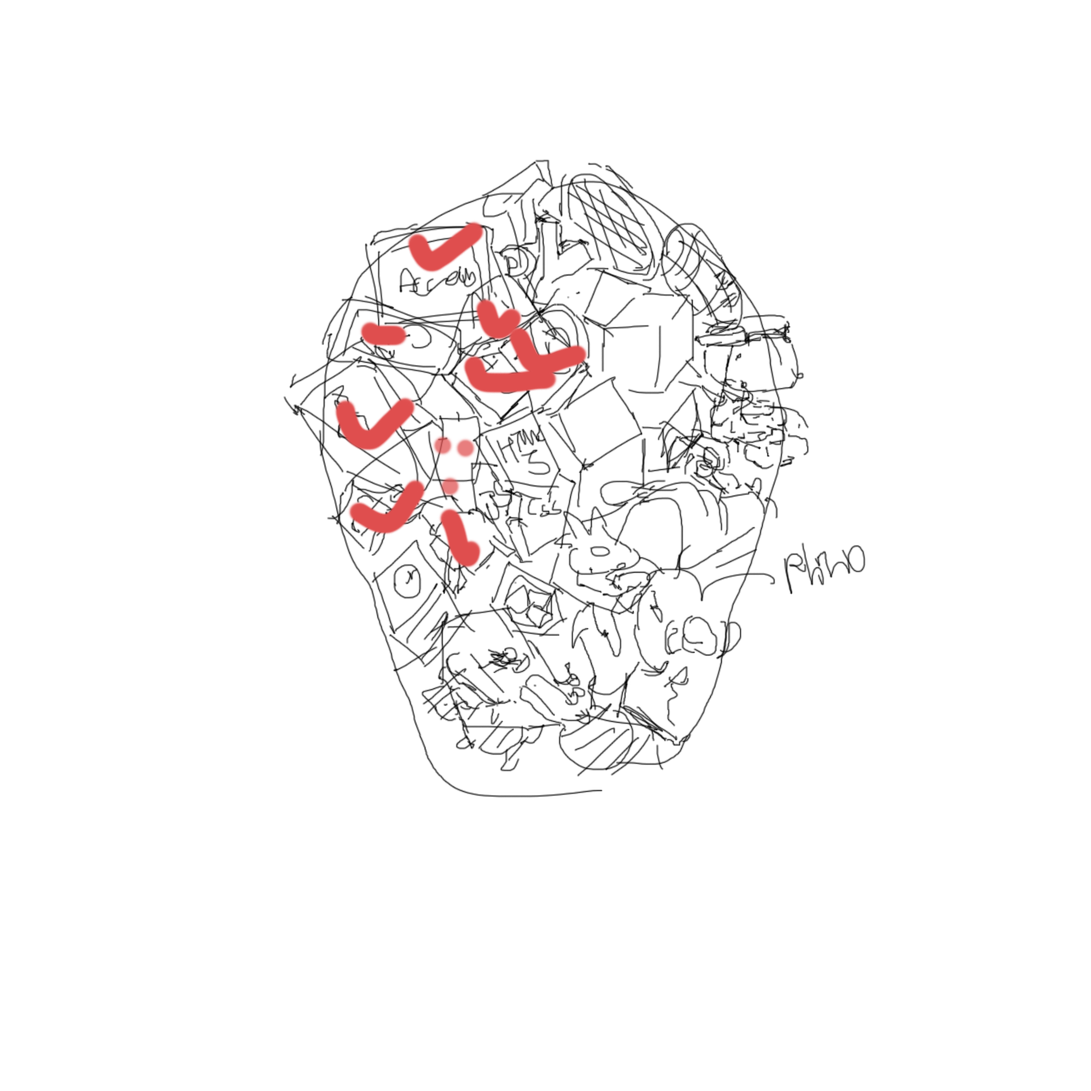
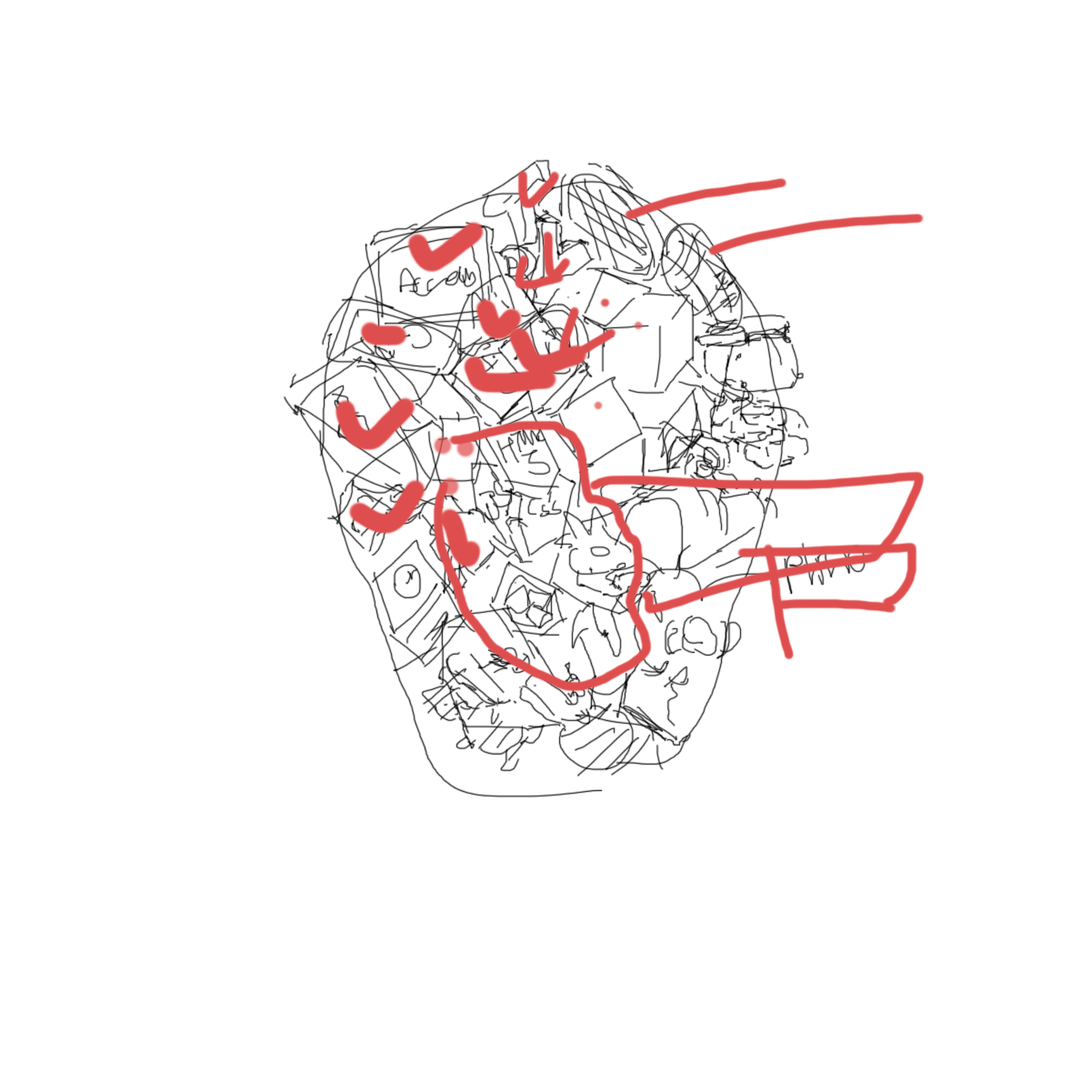
Before/after of a w=1091, h=1091 layered artwork. What changed in the layer stack:
painted on "레이어 4" over [432, 169, 926, 693]
